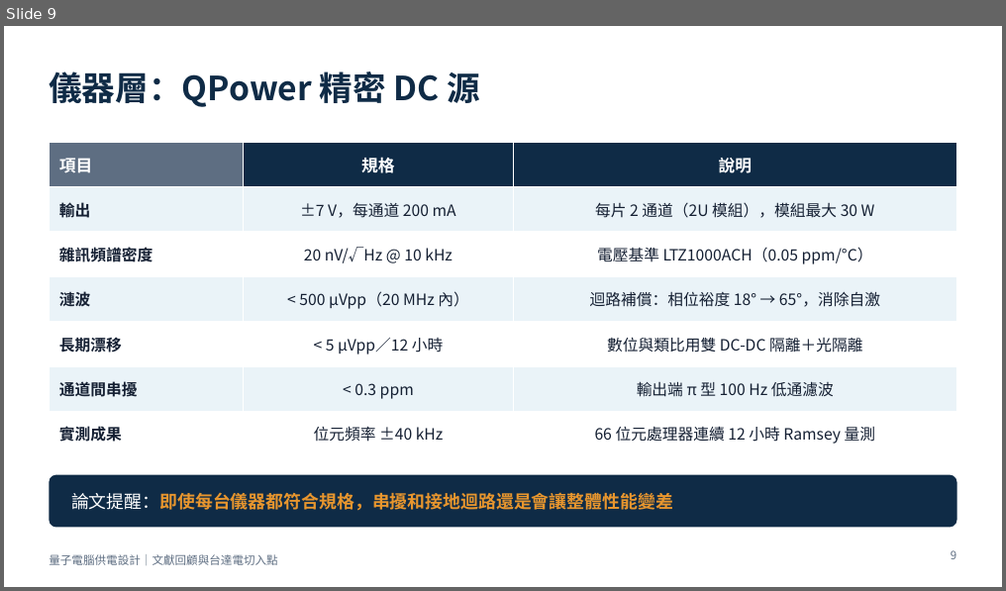
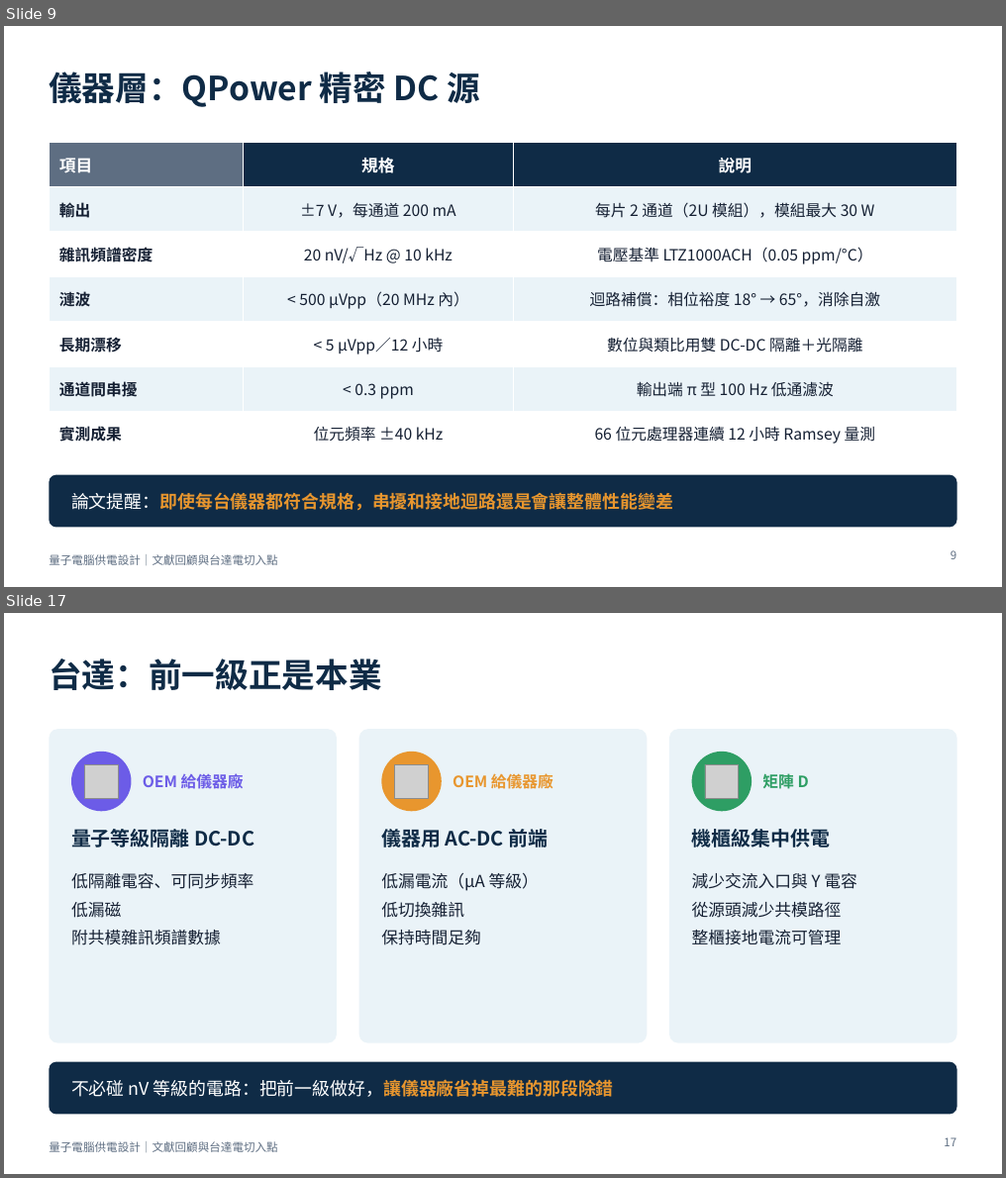
Before and after one commit to pcpcchen-coder/QuantumComputing, a slide deck: slides/output/qc-power-supply-delta.pptx. Shown one above the other, each under a label of ours: slide 9 before the commit, slides 9 and 17 after it; the slides between them are not shown. The pictures are 1006x591 and 1006x1178 pixels, drawn with LibreOffice and Linux fonts; fonts in the diff are those of the drawing; grey boxes stand for pictures. Boxes give left, top, right and bottom in pixels: in the first picture for what was removed or moved away, otherwise in the second. Text is boxed around its words. In the diff, an @@ line names an element or a change of style, - is before the commit and + after.

```diff
--- a/slides/output/qc-power-supply-delta.pptx
+++ b/slides/output/qc-power-supply-delta.pptx
@@ slide 17 added at (4, 613, 1002, 1174), background #FFFFFF; not listed: 1 template element that a slide beside it also shows @@
@@ title added at (49, 659, 381, 690), 32 pt, text #0F2B46, bold @@
+台達：前一級正是本業
@@ rounded rectangle added at (49, 729, 337, 1044), fill #EAF3F8 @@
@@ rounded rectangle added at (358, 729, 647, 1044), fill #EAF3F8 @@
@@ rounded rectangle added at (669, 729, 957, 1044), fill #EAF3F8 @@
@@ ellipse added at (71, 752, 132, 811), fill #6C5CE7 @@
@@ ellipse added at (381, 752, 442, 811), fill #E8962E @@
@@ ellipse added at (692, 752, 751, 811), fill #2E9E64 @@
@@ picture added at (85, 765, 119, 799) @@
@@ text added at (143, 774, 244, 788), 15 pt, text #6C5CE7, bold @@
+OEM 給儀器廠
@@ picture added at (395, 765, 429, 799) @@
@@ text added at (452, 771, 553, 792), 15 pt, text #E8962E, bold @@
+OEM 給儀器廠
@@ picture added at (705, 765, 739, 799) @@
@@ text added at (762, 774, 809, 788), 15 pt, text #2E9E64, bold @@
+矩陣 D
@@ text added at (71, 829, 254, 848), 19 pt, text #0F2B46, bold @@
+量子等級隔離 DC-DC
@@ text added at (381, 829, 548, 848), 19 pt, text #0F2B46, bold @@
+儀器用 AC-DC 前端
@@ text added at (692, 829, 830, 848), 19 pt, text #0F2B46, bold @@
+機櫃級集中供電
@@ text added at (71, 873, 253, 946), 16 pt, text #152033 @@
+低隔離電容、可同步頻率
+低漏磁
+附共模雜訊頻譜數據
@@ text added at (381, 873, 539, 946), 16 pt, text #152033 @@
+低漏電流（µA 等級）
+低切換雜訊
+保持時間足夠
@@ text added at (692, 873, 857, 946), 16 pt, text #152033 @@
+減少交流入口與 Y 電容
+從源頭減少共模路徑
+整櫃接地電流可管理
@@ rounded rectangle added at (49, 1062, 957, 1115), fill #0F2B46 @@
@@ text added at (71, 1079, 614, 1097), 17 pt, text #FFFFFF @@
+不必碰 nV 等級的電路：把前一級做好，讓儀器廠省掉最難的那段除錯
@@ page number added at (944, 1138, 956, 1147), 11 pt, text #5E6E82 @@
+17
```
Also in this commit, not shown: 3 slides changed, 7 other slides added, 5 other files.
